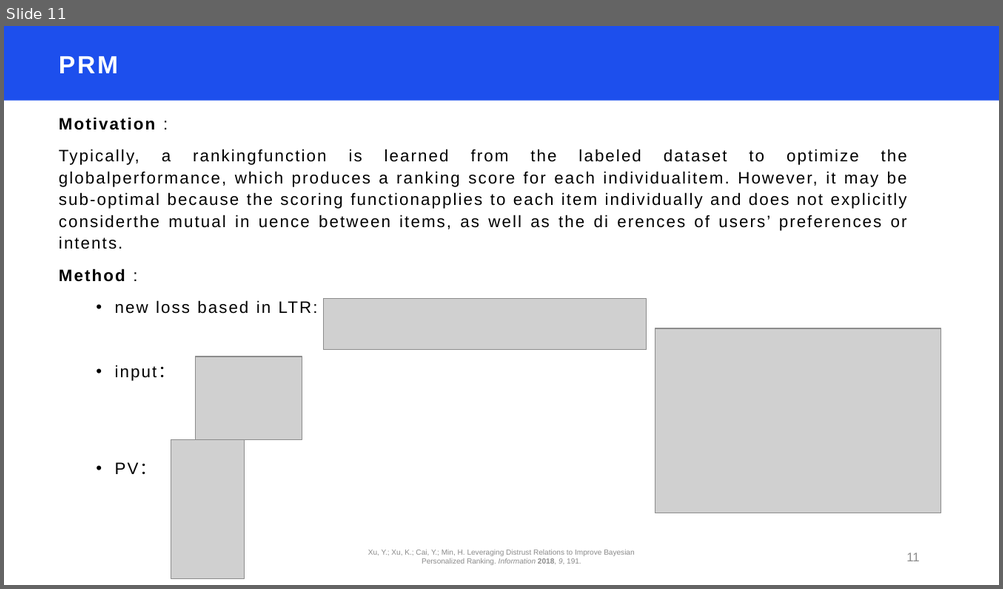
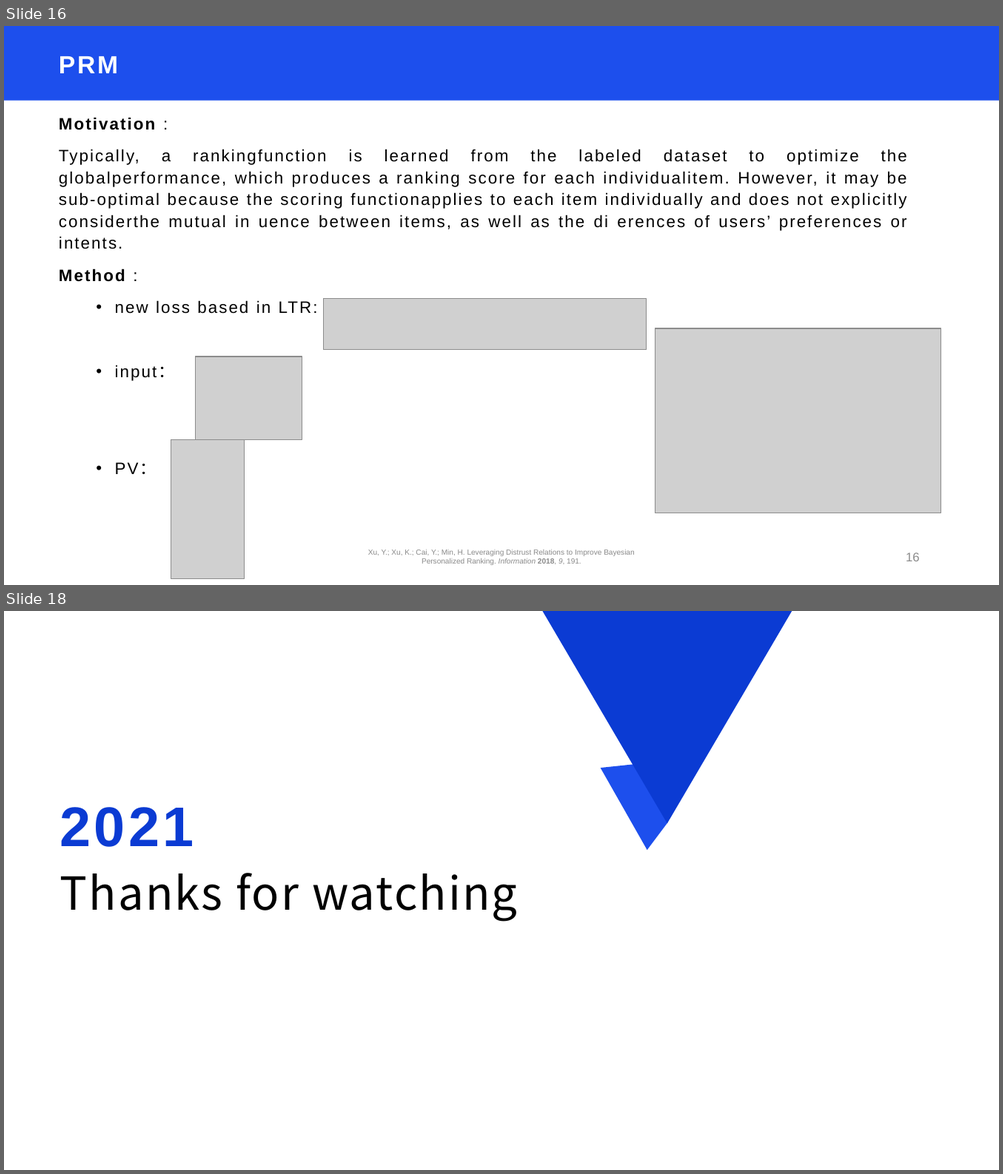
Before and after one commit to Jacky-007/master, a slide deck: 最终作业论文调研/期末展示.pptx. Shown one above the other, each under a label of ours: slide 11 before the commit, slides 16 and 18 after it; the slides between them are not shown. The pictures are 1003x589 and 1003x1174 pixels, drawn with LibreOffice and Linux fonts; fonts in the diff are those of the drawing; grey boxes stand for pictures; background and template pictures are left out. Boxes give left, top, right and bottom in pixels: in the first picture for what was removed or moved away, otherwise in the second. Text is boxed around its words. In the diff, an @@ line names an element or a change of style, - is before the commit and + after.

```diff
--- a/最终作业论文调研/期末展示.pptx
+++ b/最终作业论文调研/期末展示.pptx
@@ slide 18 added at bbox=[4, 611, 999, 1170], background #FFFFFF @@
@@ triangle added at bbox=[543, 611, 792, 823], fill #0B3BD3 @@
@@ trapezoid added at bbox=[600, 752, 674, 850], fill #1D4FED @@
@@ text added at bbox=[60, 807, 194, 847], 54 pt, text #0B3BD3, bold @@
+2021
@@ text added at bbox=[60, 873, 517, 922], 44 pt, text #000000 @@
+Thanks for watching
@@ what was slide 11 is now slide 16 @@
@@ page number at bbox=[905, 553, 919, 562]: text changed @@
-11
+16
```
Also in this commit, not shown: 2 slides changed, 6 other slides added, 13 other files.
